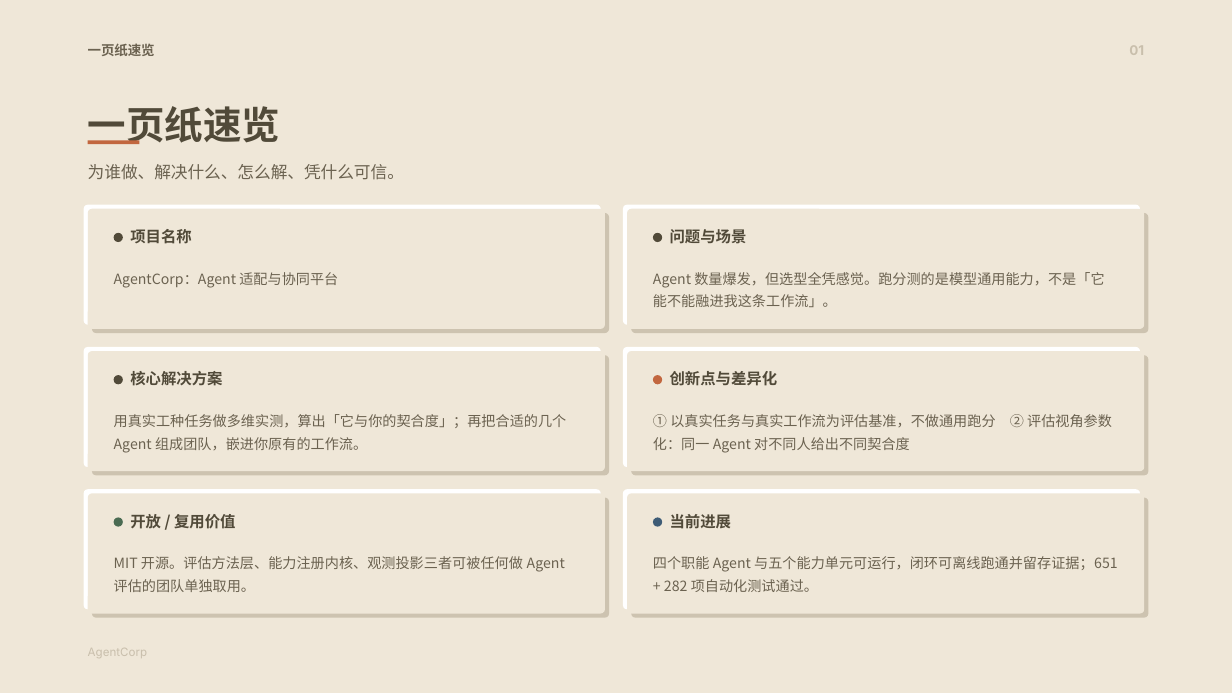
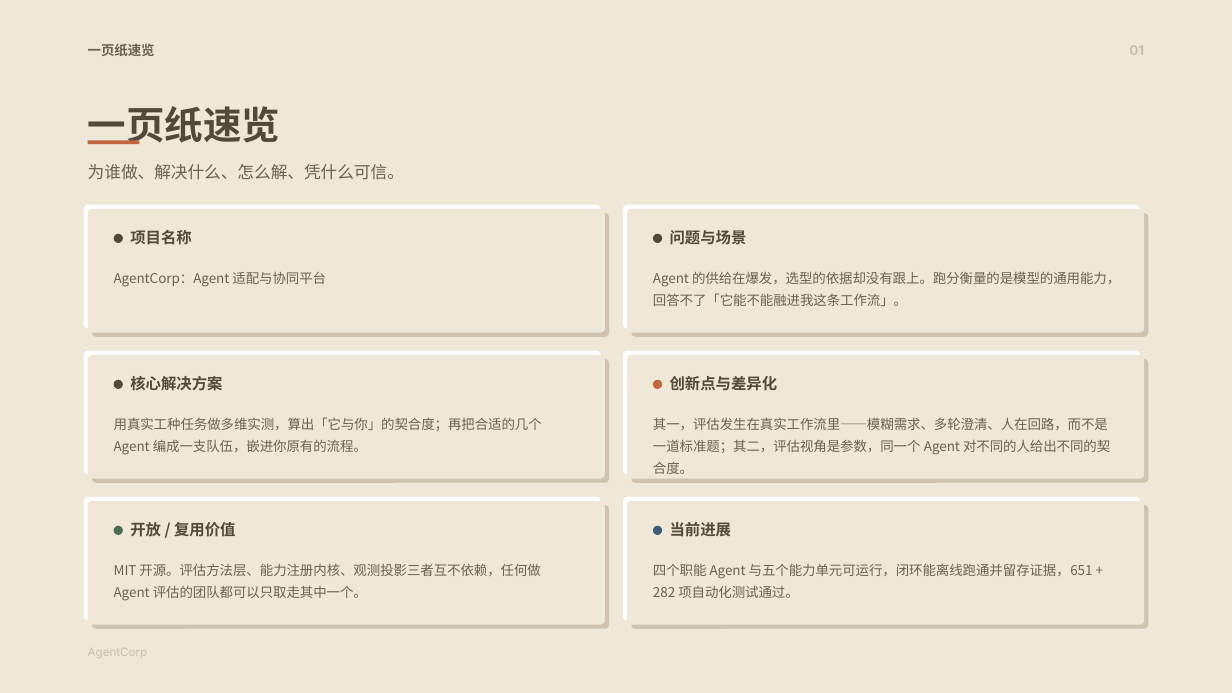
Before and after one commit to 1692775560/AgentCorp, a slide deck: slide 2 of 方案PPT/AgentCorp-方案.pptx. Drawn at 1232x693 pixels with LibreOffice and Linux fonts; fonts in the diff are those of the drawing. Boxes give left, top, right and bottom in pixels: in the first picture for what was removed or moved away, otherwise in the second. Text is boxed around its words. In the diff, an @@ line names an element or a change of style, - is before the commit and + after.

Commit message:
chore: 更新方案 PPT——封面主张改写，新增职场场景页，要点由碎片短语改为完整句，重做五张插图并修正图文溢出

```diff
--- a/方案PPT/AgentCorp-方案.pptx
+++ b/方案PPT/AgentCorp-方案.pptx
@@ rounded rectangle: place and size @@
-rounded rectangle at [84,204,602,324]
+rounded rectangle at [84,204,602,328]
@@ rounded rectangle: place and size @@
-rounded rectangle at [88,209,605,329]
+rounded rectangle at [88,209,605,333]
@@ rounded rectangle: place and size @@
-rounded rectangle at [623,204,1141,324]
+rounded rectangle at [623,204,1141,328]
@@ rounded rectangle: place and size @@
-rounded rectangle at [628,209,1145,329]
+rounded rectangle at [628,209,1145,333]
@@ text "AgentCorp：Agent 适配与协同平台" at [114,272,326,287]: size 11 to 10.5 pt; line spacing 1.34 to 1.36 @@
@@ text at [653,272,1120,306]: text changed; size 11 to 10.5 pt @@
-Agent 数量爆发，但选型全凭感觉。跑分测的是模型通用能力，不是「它能不能融进我这条工作流」。
+Agent 的供给在爆发，选型的依据却没有跟上。跑分衡量的是模型的通用能力，回答不了「它能不能融进我这条工作流」。
@@ rounded rectangle: place and size @@
-rounded rectangle at [84,347,602,467]
+rounded rectangle at [84,350,602,474]
@@ rounded rectangle: place and size @@
-rounded rectangle at [88,351,605,471]
+rounded rectangle at [88,355,605,479]
@@ rounded rectangle: place and size @@
-rounded rectangle at [623,347,1141,467]
+rounded rectangle at [623,350,1141,474]
@@ rounded rectangle: place and size @@
-rounded rectangle at [628,351,1145,471]
+rounded rectangle at [628,355,1145,479]
@@ 2 texts, 2 ellipses, 2 rounded rectangles: place and size @@
-2 texts, 2 ellipses, 2 rounded rectangles at [91,356,1149,476]
+2 texts, 2 ellipses, 2 rounded rectangles at [91,359,1149,482]
@@ text at [114,417,542,455]: text changed; size 11 to 10.5 pt @@
-用真实工种任务做多维实测，算出「它与你的契合度」；再把合适的几个 Agent 组成团队，嵌进你原有的工作流。
+用真实工种任务做多维实测，算出「它与你」的契合度；再把合适的几个 Agent 编成一支队伍，嵌进你原有的流程。
@@ text at [653,418,1110,474]: text changed; size 11 to 10.5 pt @@
-① 以真实任务与真实工作流为评估基准，不做通用跑分 ② 评估视角参数化：同一 Agent 对不同人给出不同契合度
+其一，评估发生在真实工作流里——模糊需求、多轮澄清、人在回路，而不是一道标准题；其二，评估视角是参数，同一个 Agent 对不同的人给出不同的契合度。
@@ rounded rectangle: place and size @@
-rounded rectangle at [84,489,602,609]
+rounded rectangle at [84,497,602,621]
@@ rounded rectangle: place and size @@
-rounded rectangle at [88,494,605,614]
+rounded rectangle at [88,501,605,625]
@@ rounded rectangle: place and size @@
-rounded rectangle at [623,489,1141,609]
+rounded rectangle at [623,497,1141,621]
@@ rounded rectangle: place and size @@
-rounded rectangle at [628,494,1145,614]
+rounded rectangle at [628,501,1145,625]
@@ 2 texts, 2 ellipses, 2 rounded rectangles: place and size @@
-2 texts, 2 ellipses, 2 rounded rectangles at [91,497,1149,617]
+2 texts, 2 ellipses, 2 rounded rectangles at [91,505,1149,628]
@@ text at [114,564,540,601]: text changed; size 11 to 10.5 pt @@
-MIT 开源。评估方法层、能力注册内核、观测投影三者可被任何做 Agent 评估的团队单独取用。
+MIT 开源。评估方法层、能力注册内核、观测投影三者互不依赖，任何做 Agent 评估的团队都可以只取走其中一个。
@@ text at [653,563,1093,598]: text changed; size 11 to 10.5 pt @@
-四个职能 Agent 与五个能力单元可运行，闭环可离线跑通并留存证据；651 + 282 项自动化测试通过。
+四个职能 Agent 与五个能力单元可运行，闭环能离线跑通并留存证据，651 + 282 项自动化测试通过。
```
Also in this commit, not shown: 17 other slides changed, 5 slides added, 4 slides removed, 1 other file.
